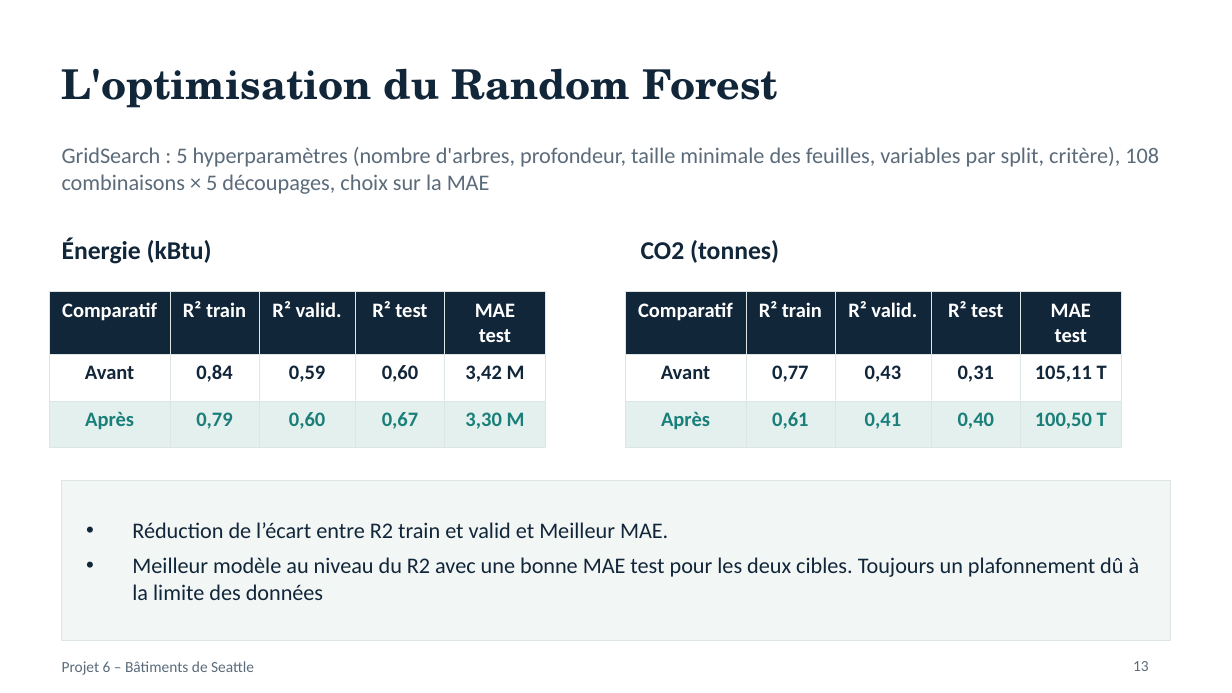
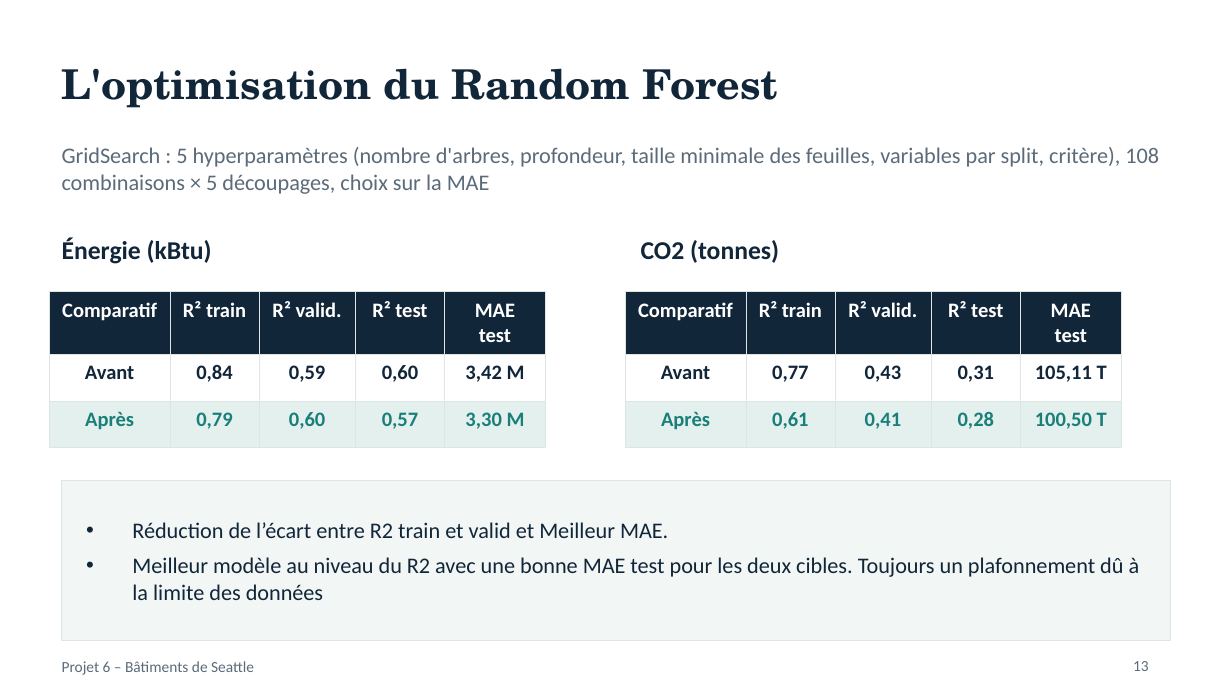
Before and after one commit to Bideau-b/projet6_Anticipez_les_besoins_en_consommation_de_b-timents, a slide deck: slide 13 of Bideau_Benjamin_2_présentation_10_2026.pptx. Drawn at 1232x693 pixels with LibreOffice and Linux fonts; fonts in the diff are those of the drawing. Boxes give left, top, right and bottom in pixels: in the first picture for what was removed or moved away, otherwise in the second. Text is boxed around its words. In the diff, an @@ line names an element or a change of style, - is before the commit and + after.

```diff
--- a/Bideau_Benjamin_2_présentation_10_2026.pptx
+++ b/Bideau_Benjamin_2_présentation_10_2026.pptx
@@ table at bbox=[49, 292, 545, 447] @@
-row 3, column 4: 0,67
+row 3, column 4: 0,57
@@ table at bbox=[625, 292, 1120, 447] @@
-row 3, column 4: 0,40
+row 3, column 4: 0,28
```
Also in this commit, not shown: 2 other files.
